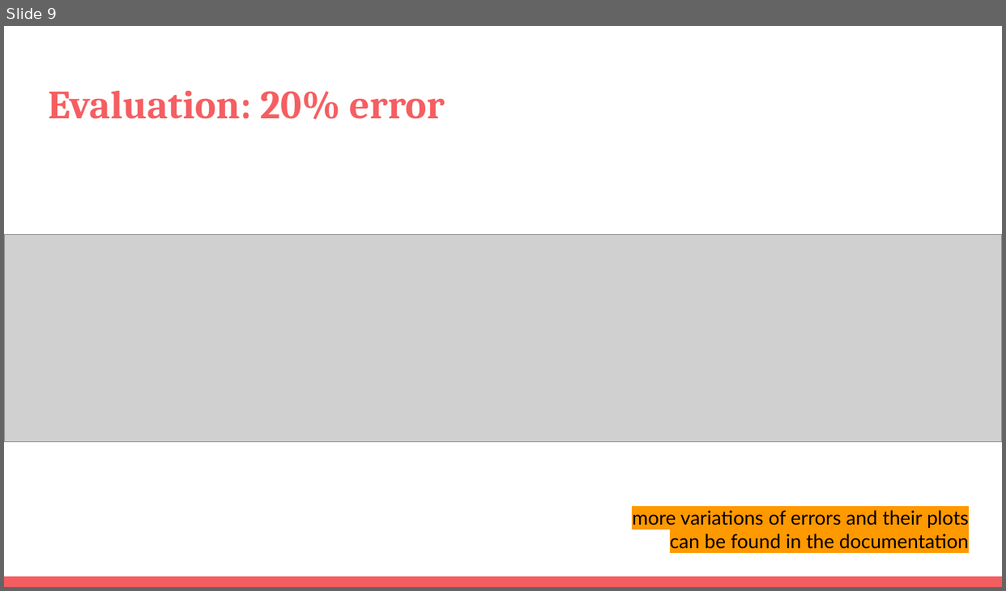
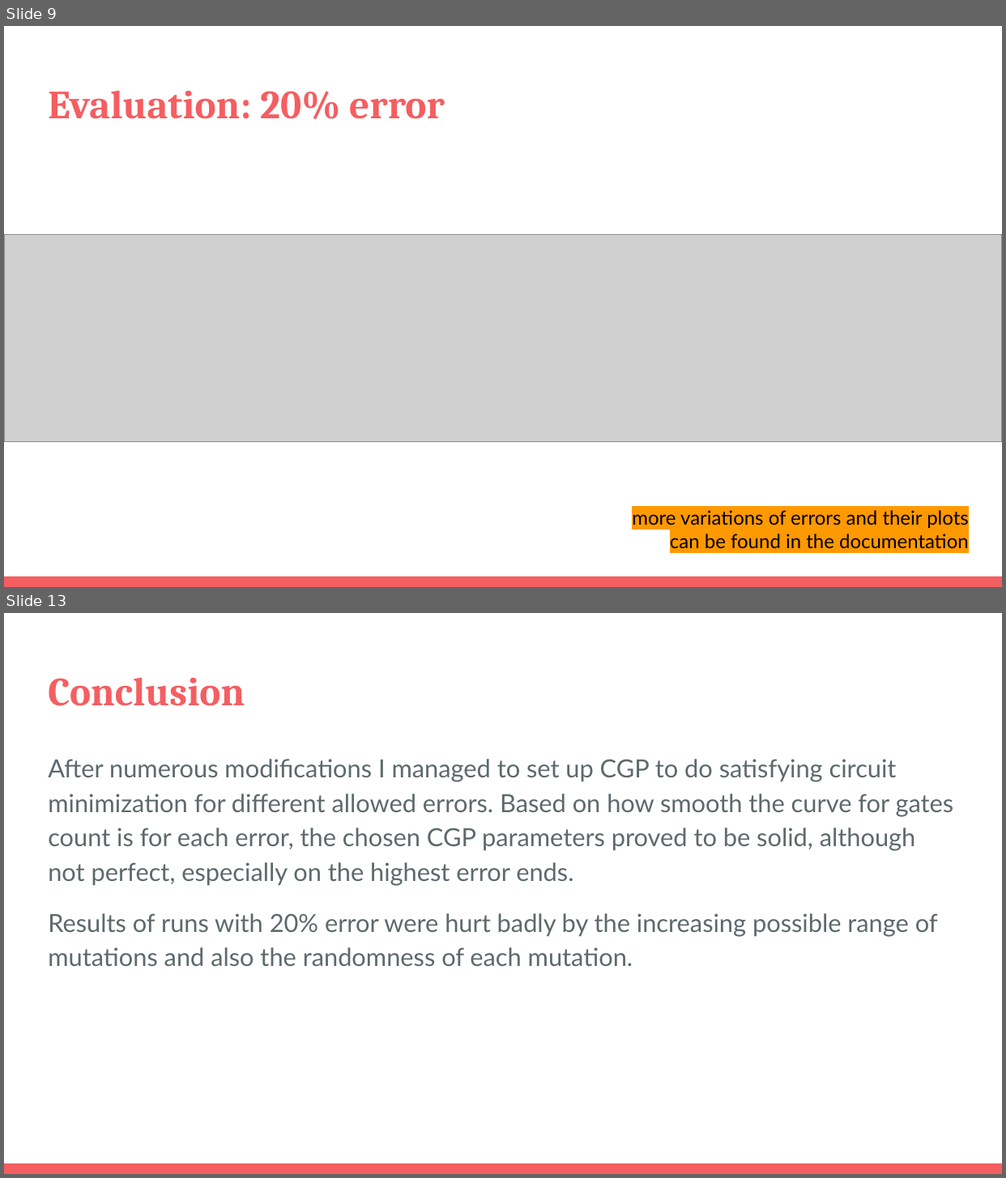
Before and after one commit to tomaskender/approx, a slide deck: Reduction of multiplier circuits.pptx. Shown one above the other, each under a label of ours: slide 9 before the commit, slides 9 and 13 after it; the slides between them are not shown. The pictures are 1006x591 and 1006x1178 pixels, drawn with LibreOffice and Linux fonts; fonts in the diff are those of the drawing; grey boxes stand for pictures. Boxes give left, top, right and bottom in pixels: in the first picture for what was removed or moved away, otherwise in the second. Text is boxed around its words. In the diff, an @@ line names an element or a change of style, - is before the commit and + after.

```diff
--- a/Reduction of multiplier circuits.pptx
+++ b/Reduction of multiplier circuits.pptx
@@ slide 13 added at (4,613,1002,1174), background #FFFFFF; not listed: 1 template element that a slide beside it also shows @@
@@ title added at (48,678,245,706), 28.8 pt, text #F55E61, bold @@
+Conclusion
@@ text added at (48,759,954,966), 18 pt, text #5E696C @@
+After numerous modifications I managed to set up CGP to do satisfying circuit minimization for different allowed errors. Based on how smooth the curve for gates count is for each error, the chosen CGP parameters proved to be solid, although not perfect, especially on the highest error ends.
+Results of runs with 20% error were hurt badly by the increasing possible range of mutations and also the randomness of each mutation.
```
Also in this commit, not shown: 1 slide changed, 37 other files.
